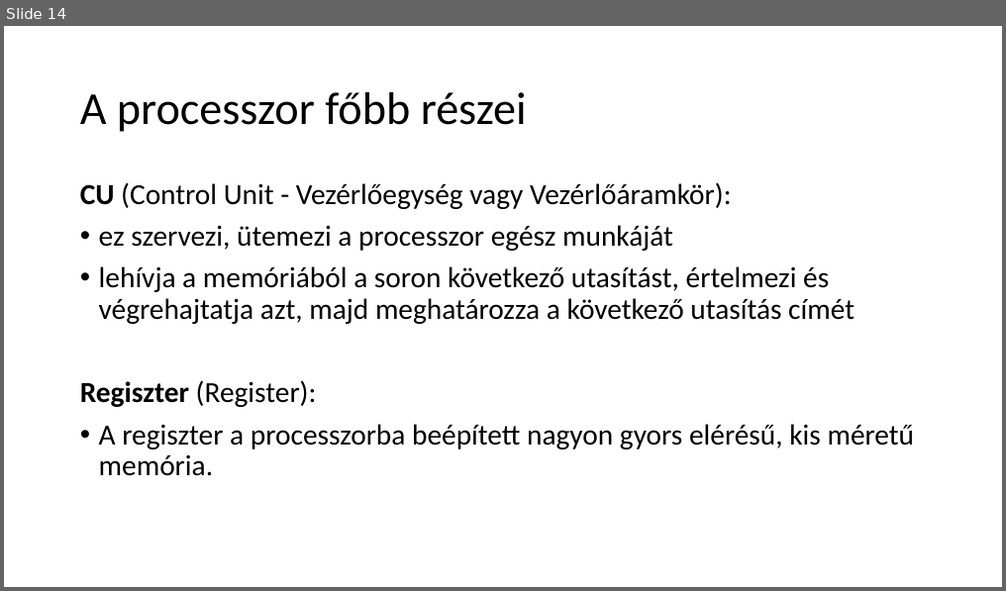
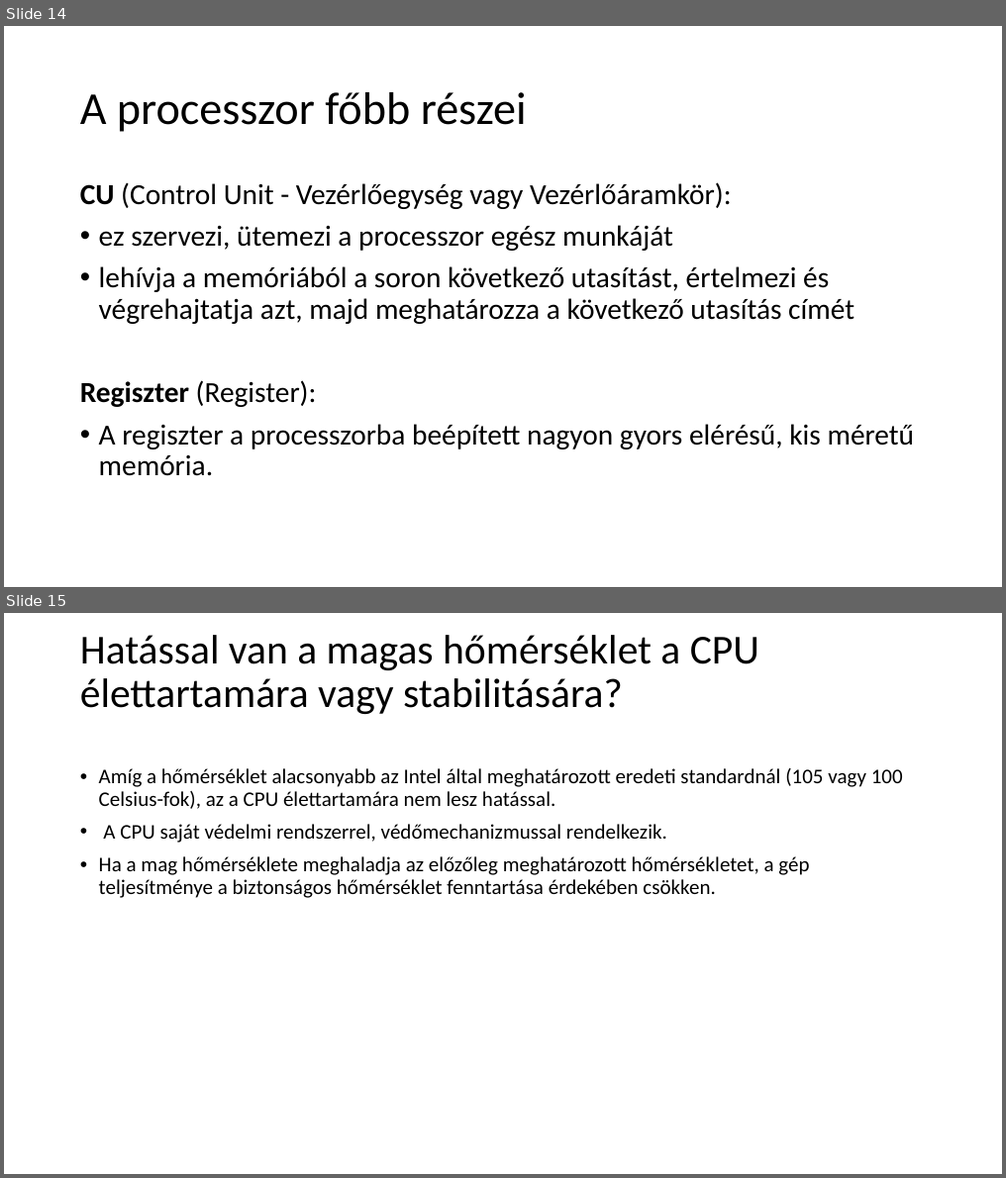
Before and after one commit to OsziMisi/Jozsika, a slide deck: Puritánppt.pptx. Shown one above the other, each under a label of ours: slide 14 before the commit, slides 14 and 15 after it. The pictures are 1006x591 and 1006x1178 pixels, drawn with LibreOffice and Linux fonts; fonts in the diff are those of the drawing. Boxes give left, top, right and bottom in pixels: in the first picture for what was removed or moved away, otherwise in the second. Text is boxed around its words. In the diff, an @@ line names an element or a change of style, - is before the commit and + after.

```diff
--- a/Puritánppt.pptx
+++ b/Puritánppt.pptx
@@ slide 15 added at bbox=[4, 613, 1002, 1174], background #FFFFFF @@
@@ title added at bbox=[80, 635, 759, 714], 39.6 pt, text #000000 @@
+Hatással van a magas hőmérséklet a CPU élettartamára vagy stabilitására?
@@ text added at bbox=[99, 768, 903, 898], 20 pt, text #000000 @@
+• Amíg a hőmérséklet alacsonyabb az Intel által meghatározott eredeti standardnál (105 vagy 100 Celsius-fok), az a CPU élettartamára nem lesz hatással.
+• A CPU saját védelmi rendszerrel, védőmechanizmussal rendelkezik.
+• Ha a mag hőmérséklete meghaladja az előzőleg meghatározott hőmérsékletet, a gép teljesítménye a biztonságos hőmérséklet fenntartása érdekében csökken.
```
Also in this commit, not shown: 2 other slides added, 2 slides removed.
